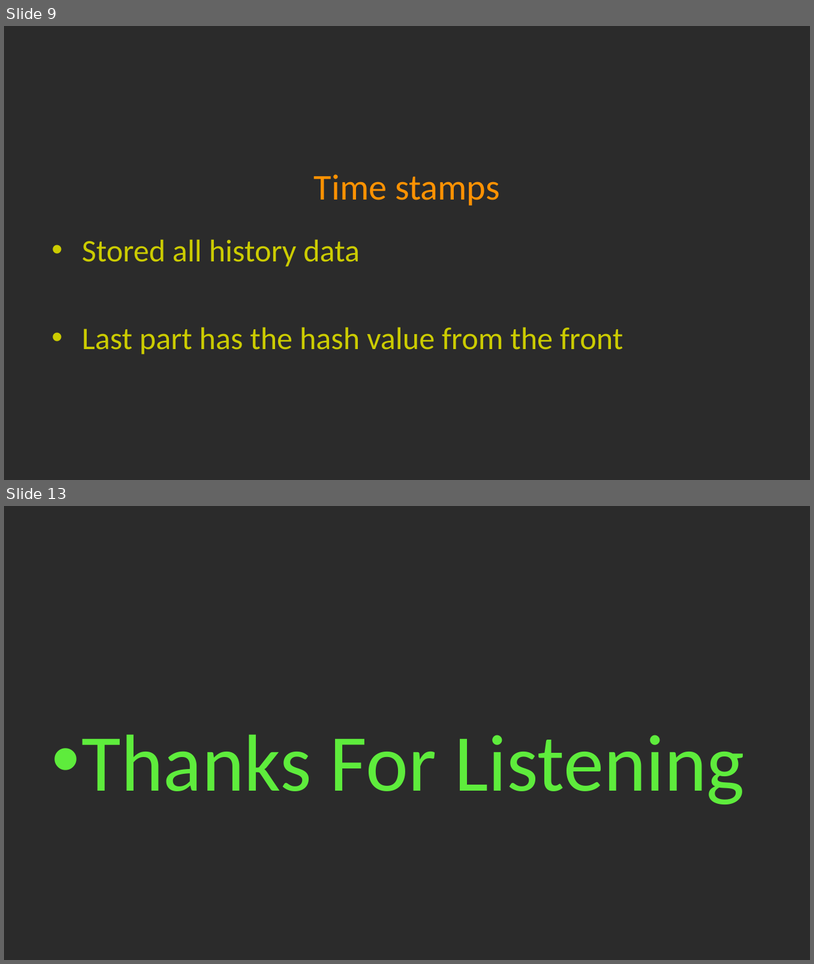
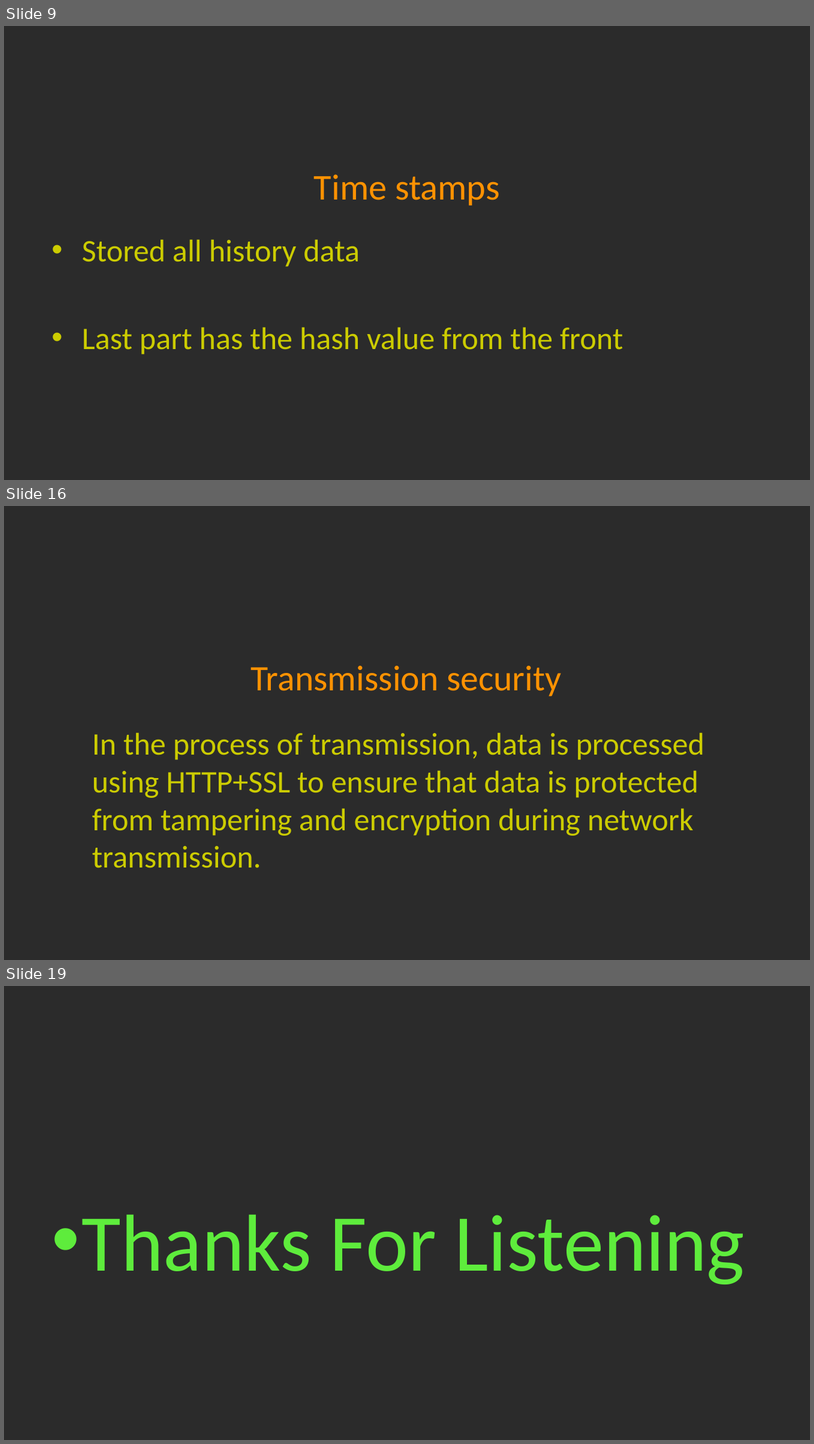
Before and after one commit to LeafLu0315/Presentation, a slide deck: blockchain.pptx. Shown one above the other, each under a label of ours: slides 9 and 13 before the commit, slides 9, 16 and 19 after it; the slides between them are not shown. The pictures are 814x964 and 814x1444 pixels, drawn with LibreOffice and Linux fonts; fonts in the diff are those of the drawing; background and template pictures are left out; a plain dark background stands for a picture behind light text. Boxes give left, top, right and bottom in pixels: in the first picture for what was removed or moved away, otherwise in the second. Text is boxed around its words. In the diff, an @@ line names an element or a change of style, - is before the commit and + after.

Commit message:
security

```diff
--- a/blockchain.pptx
+++ b/blockchain.pptx
@@ slide 16 added at bbox=[4, 506, 810, 960], background picture (left out) @@
@@ title added at bbox=[251, 666, 561, 696], 32 pt, text #FE9202 @@
+Transmission security
@@ text added at bbox=[92, 732, 705, 868], 28 pt, text #CCCC00 @@
+In the process of transmission, data is processed using HTTP+SSL to ensure that data is protected from tampering and encryption during network transmission.
@@ what was slide 13 is now slide 19 @@
```
Also in this commit, not shown: 6 slides changed, 5 other slides added.
